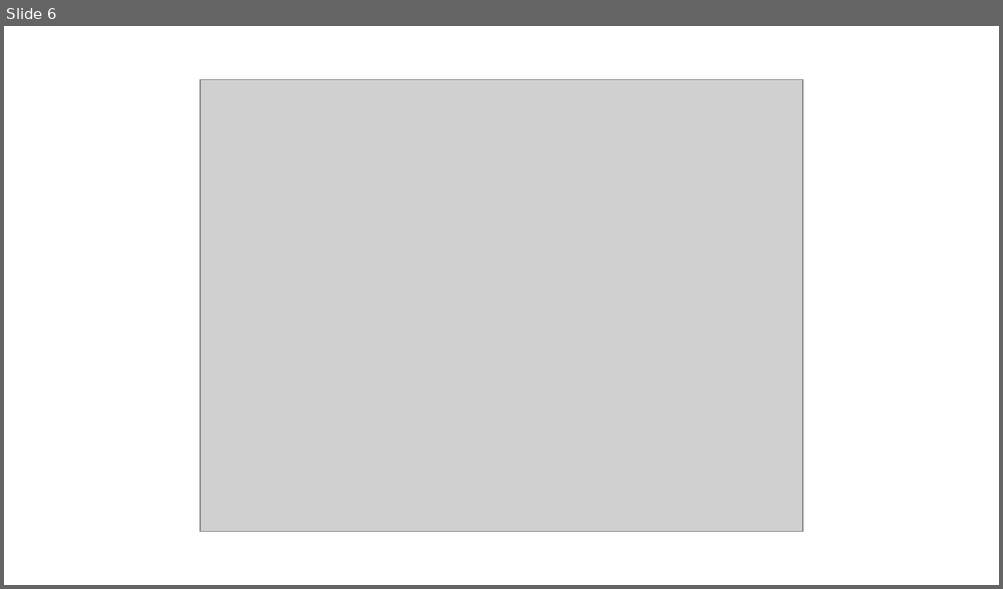
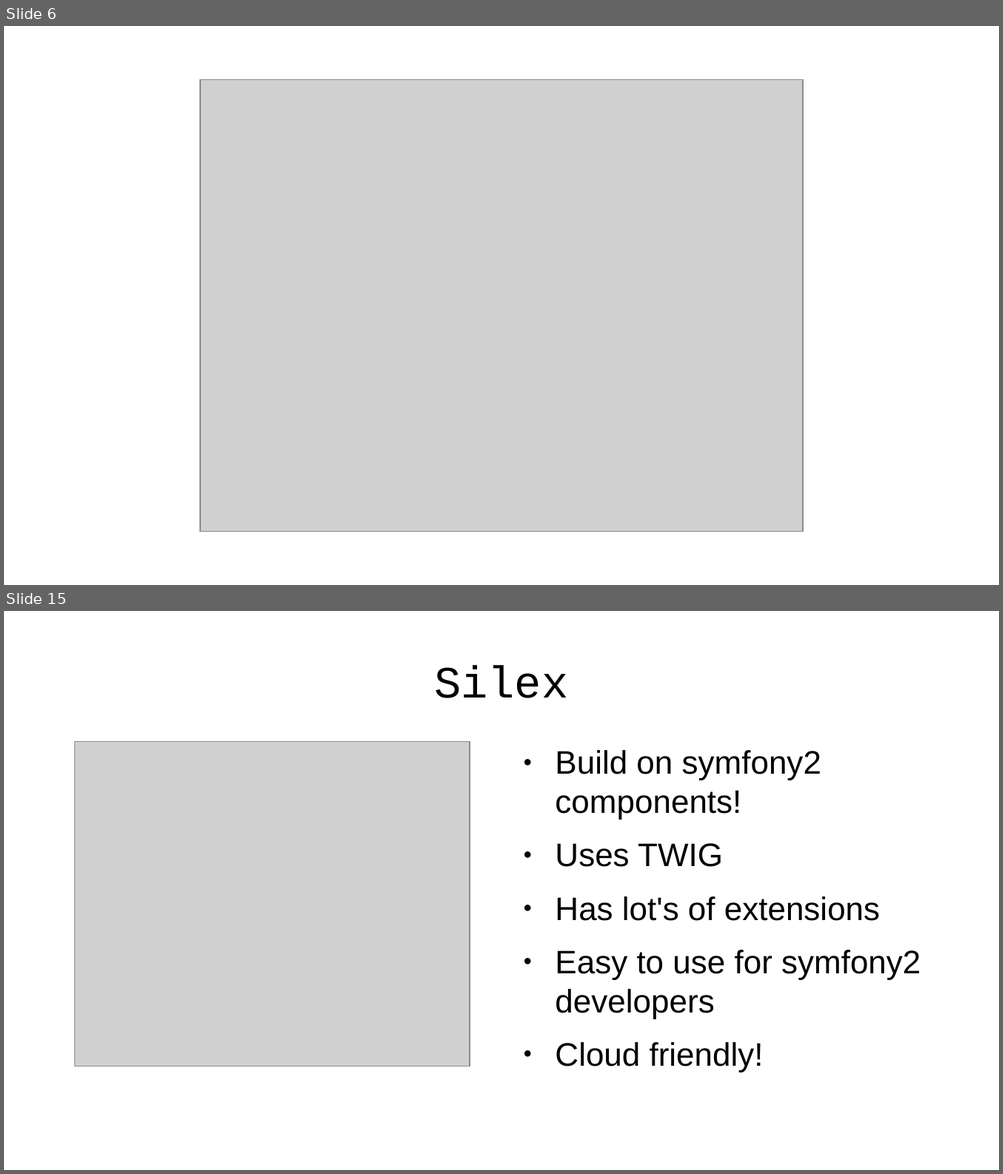
Before and after one commit to emgiezet/meetphp-8, a slide deck: presentation/presentation.odp. Shown one above the other, each under a label of ours: slide 6 before the commit, slides 6 and 15 after it; the slides between them are not shown. The pictures are 1003x589 and 1003x1174 pixels, drawn with LibreOffice and Linux fonts; fonts in the diff are those of the drawing; grey boxes stand for pictures; background and template pictures are left out. Boxes give left, top, right and bottom in pixels: in the first picture for what was removed or moved away, otherwise in the second. Text is boxed around its words. In the diff, an @@ line names an element or a change of style, - is before the commit and + after.

```diff
--- a/presentation/presentation.odp
+++ b/presentation/presentation.odp
@@ slide 15 added at <box>4,611,999,1170</box>, background picture (left out) @@
@@ title added at <box>434,665,568,698</box>, 35.7 pt, text #000000 @@
+Silex
@@ picture added at <box>74,742,469,1067</box> @@
@@ text added at <box>555,750,920,1073</box>, 26 pt, text #000000 @@
+● Build on symfony2 components!
+● Uses TWIG
+● Has lot's of extensions
+● Easy to use for symfony2 developers
+● Cloud friendly!
```
Also in this commit, not shown: 12 slides changed, 7 other slides added, 1 slide removed, 6 other files.
